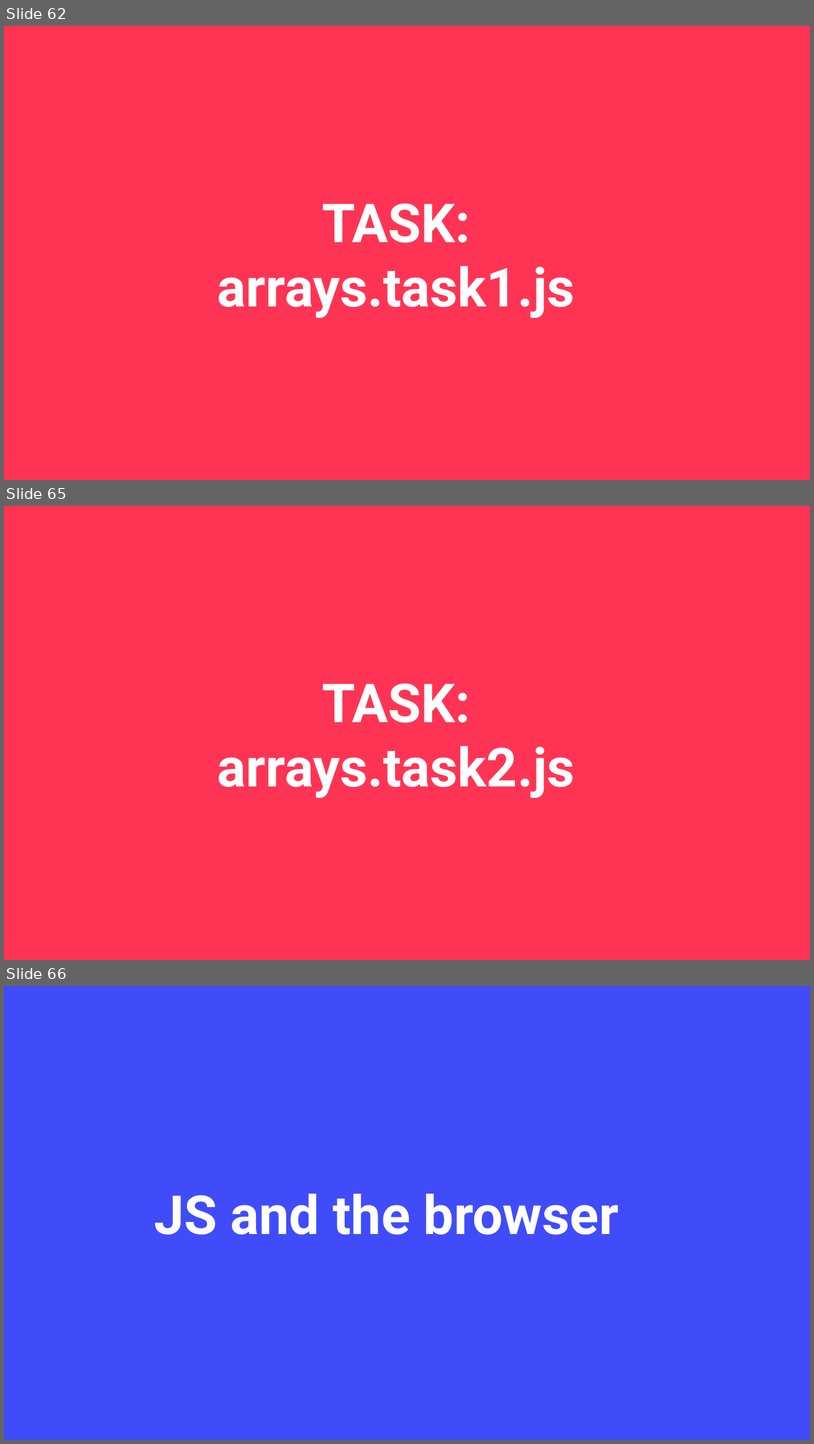
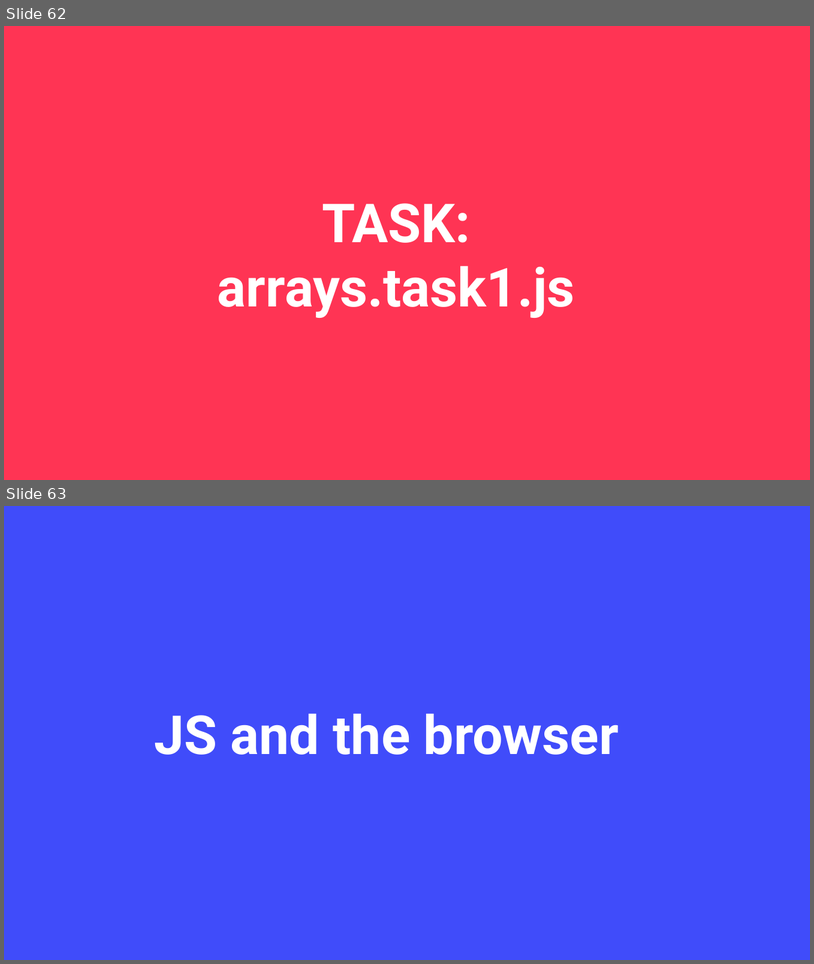
Before and after one commit to jpotapova/js-lecture-1, a slide deck: slides-full.pptx. Shown one above the other, each under a label of ours: slides 62, 65 and 66 before the commit, slides 62 and 63 after it; the slides between them are not shown. The pictures are 814x1444 and 814x964 pixels, drawn with LibreOffice and Linux fonts; fonts in the diff are those of the drawing. Boxes give left, top, right and bottom in pixels: in the first picture for what was removed or moved away, otherwise in the second. Text is boxed around its words. In the diff, an @@ line names an element or a change of style, - is before the commit and + after.

```diff
--- a/slides-full.pptx
+++ b/slides-full.pptx
@@ slide 65 removed at [4,506,810,960], background #FF3454 @@
@@ text removed at [218,683,575,798] @@
-TASK:
-arrays.task2.js
@@ what was slide 66 is now slide 63 @@
```
Also in this commit, not shown: 7 slides changed, 5 other slides removed, 13 other files.
